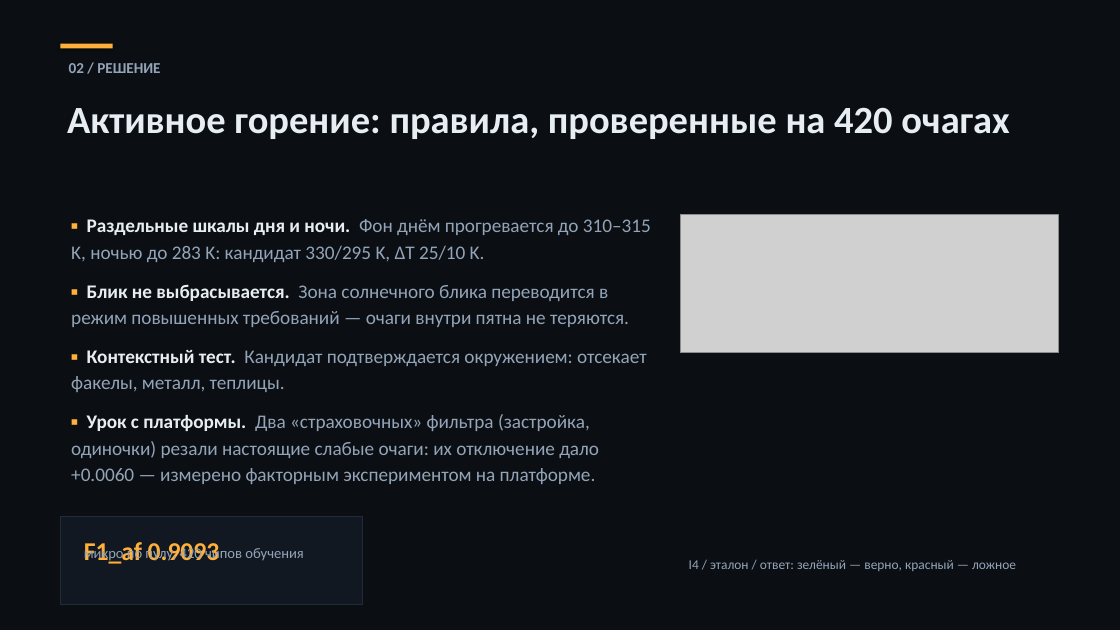
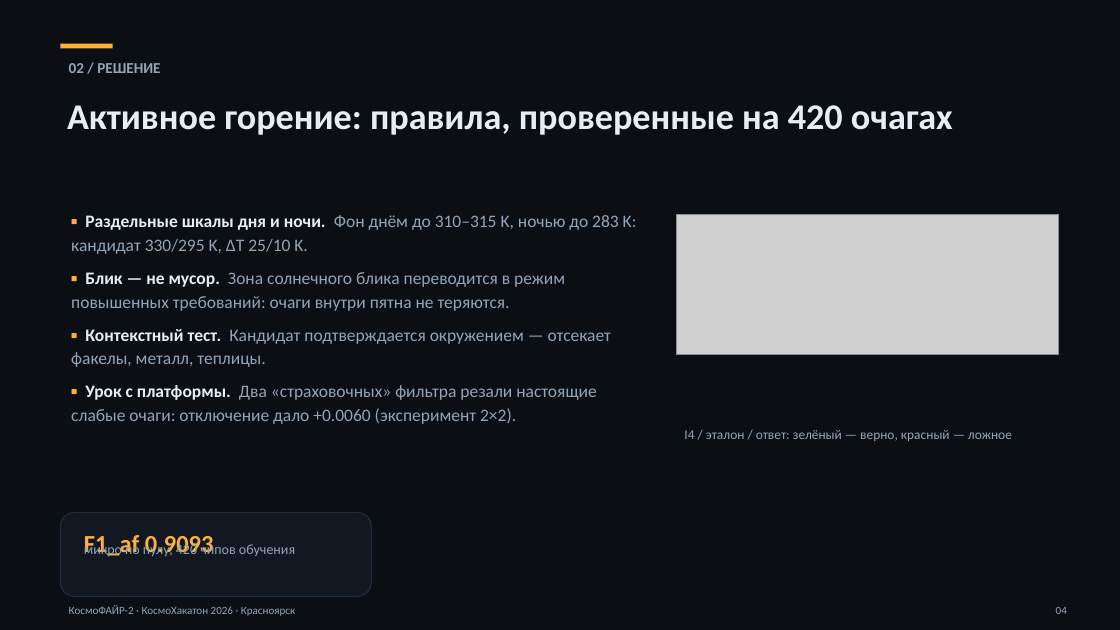
Before and after one commit to overbaffe1/CosmoH, a slide deck: slide 4 of presentation_final.pptx. Drawn at 1120x630 pixels with LibreOffice and Linux fonts; fonts in the diff are those of the drawing; grey boxes stand for pictures. Boxes give left, top, right and bottom in pixels: in the first picture for what was removed or moved away, otherwise in the second. Text is boxed around its words. In the diff, an @@ line names an element or a change of style, - is before the commit and + after.

```diff
--- a/presentation_final.pptx
+++ b/presentation_final.pptx
@@ text "Активное горение: правила, проверенные на ..." at (67,105,953,135): size 33 to 31 pt @@
@@ text at (71,215,637,424): text changed; size 16.5 to 15 pt @@
-▪ Раздельные шкалы дня и ночи. Фон днём прогревается до 310–315 K, ночью до 283 K: кандидат 330/295 K, ΔT 25/10 K.
-▪ Блик не выбрасывается. Зона солнечного блика переводится в режим повышенных требований — очаги внутри пятна не теряются.
-▪ Контекстный тест. Кандидат подтверждается окружением: отсекает факелы, металл, теплицы.
-▪ Урок с платформы. Два «страховочных» фильтра (застройка, одиночки) резали настоящие слабые очаги: их отключение дало +0.0060 — измерено факторным экспериментом на платформе.
+▪ Раздельные шкалы дня и ночи. Фон днём до 310–315 K, ночью до 283 K: кандидат 330/295 K, ΔT 25/10 K.
+▪ Блик — не мусор. Зона солнечного блика переводится в режим повышенных требований: очаги внутри пятна не теряются.
+▪ Контекстный тест. Кандидат подтверждается окружением — отсекает факелы, металл, теплицы.
+▪ Урок с платформы. Два «страховочных» фильтра резали настоящие слабые очаги: отключение дало +0.0060 (эксперимент 2×2).
@@ picture: place and size @@
-picture at (681,214,1059,353)
+picture at (676,214,1059,355)
@@ text "I4 / эталон / ответ: ...": place and size @@
-text "I4 / эталон / ответ: ..." at (689,560,1016,571)
+text "I4 / эталон / ответ: ..." at (684,430,1012,441)
@@ rounded rectangle: place and size @@
-rounded rectangle at (60,517,363,605)
+rounded rectangle at (60,513,371,597)
@@ rounded rectangle at (60,513,371,597): rectangle to rounded rectangle @@
@@ text "микро по пулу, 420 чипов ..." at (84,542,295,556): size 12.5 to 12 pt; line spacing 1.05 to 1.02 @@
@@ text "F1_af 0.9093" at (84,535,214,556): size 22 to 21 pt @@
@@ text added at (69,605,295,616), 9.5 pt, text #93A4B8 @@
+КосмоФАЙР-2 · КосмоХакатон 2026 · Красноярск
@@ text added at (1056,607,1067,614), 9.5 pt, text #93A4B8 @@
+04
```
Also in this commit, not shown: 12 other slides changed.
